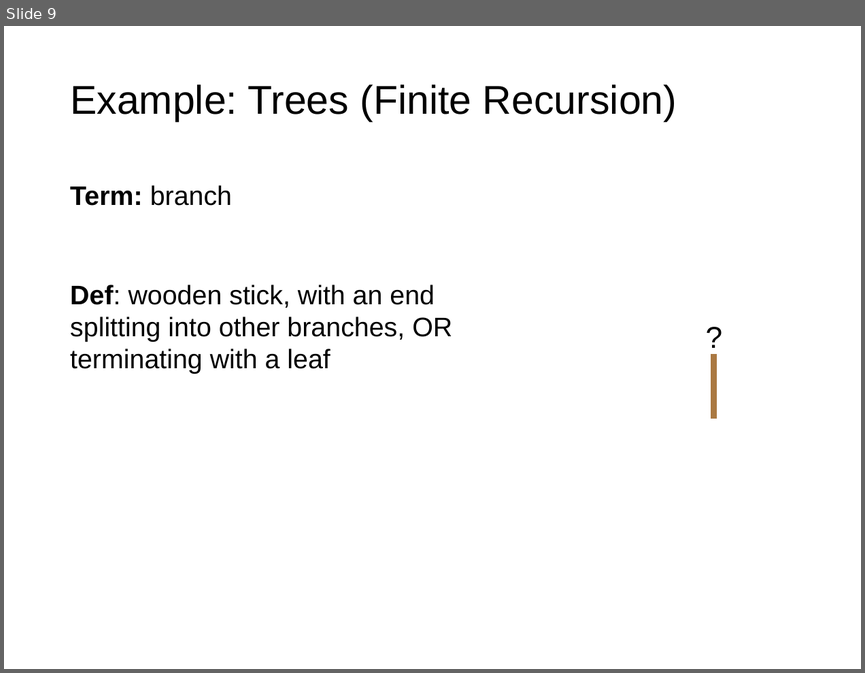
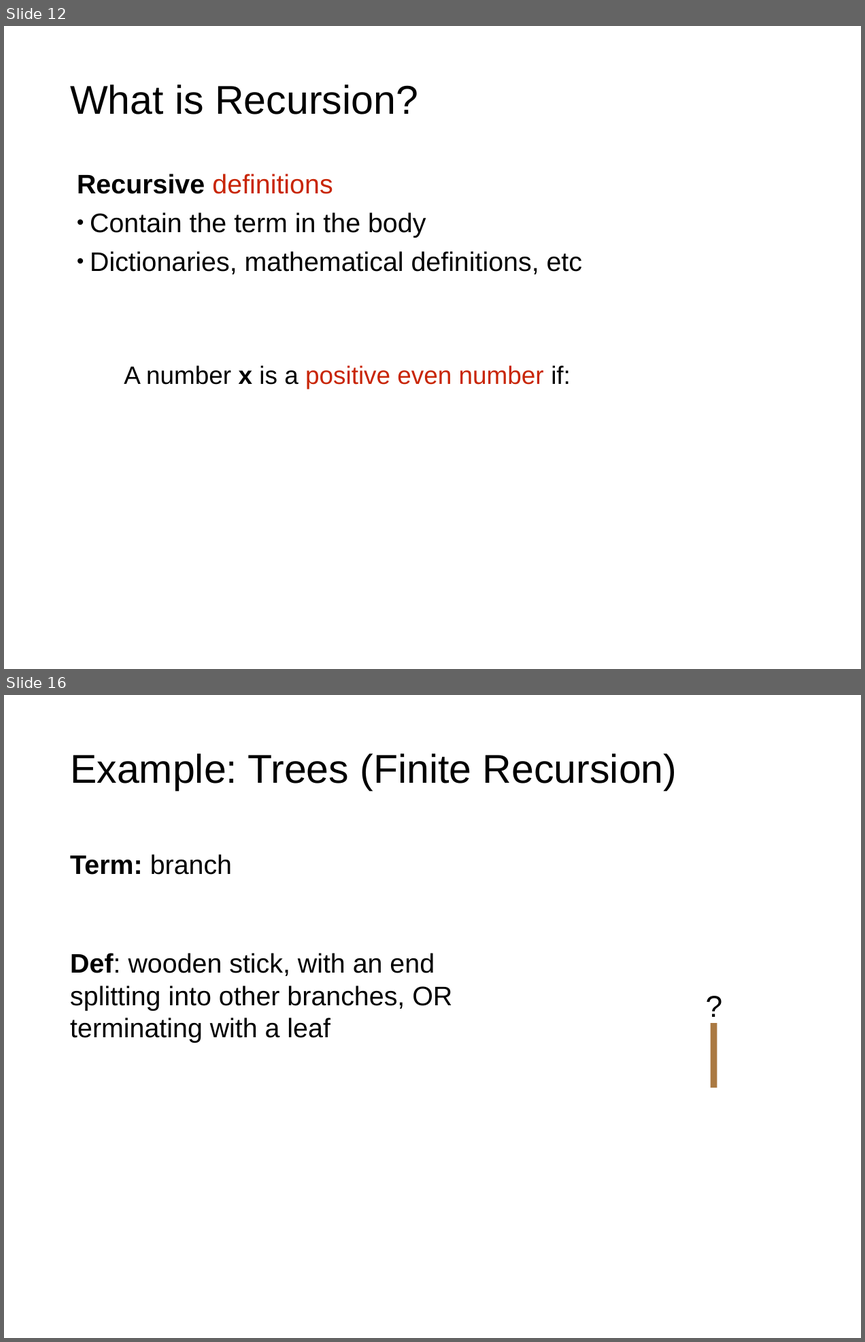
Before and after one commit to rogersjeffreyl/caraza-harter-com, a slide deck: tyler/meena/cs220/s20/materials/lec_23_S20.pptx. Shown one above the other, each under a label of ours: slide 9 before the commit, slides 12 and 16 after it; the slides between them are not shown. The pictures are 865x673 and 865x1342 pixels, drawn with LibreOffice and Linux fonts; fonts in the diff are those of the drawing. Boxes give left, top, right and bottom in pixels: in the first picture for what was removed or moved away, otherwise in the second. Text is boxed around its words. In the diff, an @@ line names an element or a change of style, - is before the commit and + after.

Commit message:
CS 220 Lecture 23 Recursion

```diff
--- a/tyler/meena/cs220/s20/materials/lec_23_S20.pptx
+++ b/tyler/meena/cs220/s20/materials/lec_23_S20.pptx
@@ slide 12 added at (4, 26, 861, 669), background #FFFFFF @@
@@ title added at (70, 84, 418, 114), 48 pt, text #000000 @@
+What is Recursion?
@@ text added at (77, 174, 582, 274), 32 pt, text #000000 @@
+Recursive definitions
+• Contain the term in the body
+• Dictionaries, mathematical definitions, etc
@@ text added at (124, 365, 570, 388), 30 pt, text #C82506 @@
+  A number x is a positive even number if:
@@ what was slide 9 is now slide 16 @@
```
Also in this commit, not shown: 100 slides changed, 8 other slides added, 5 slides removed, 1 other file.
